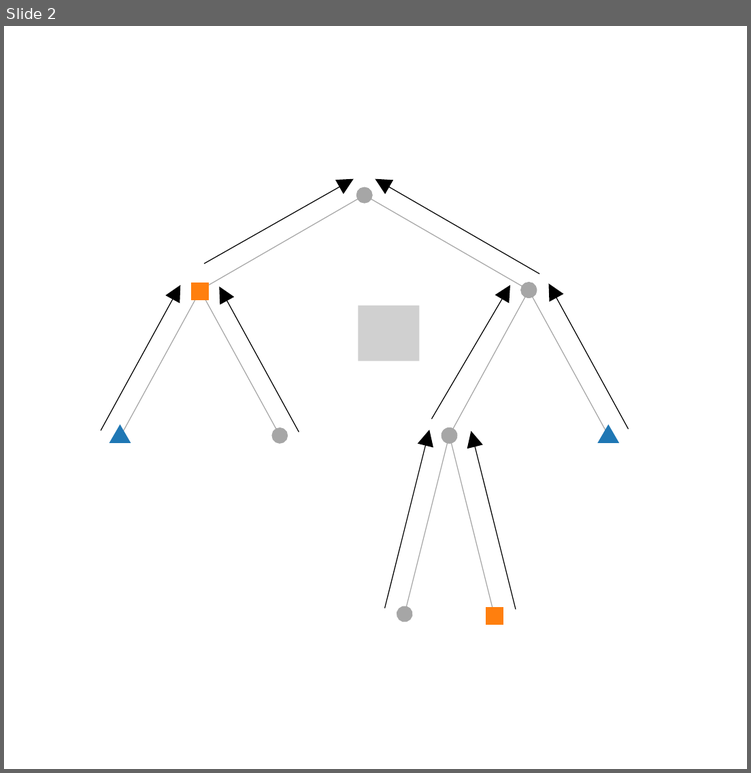
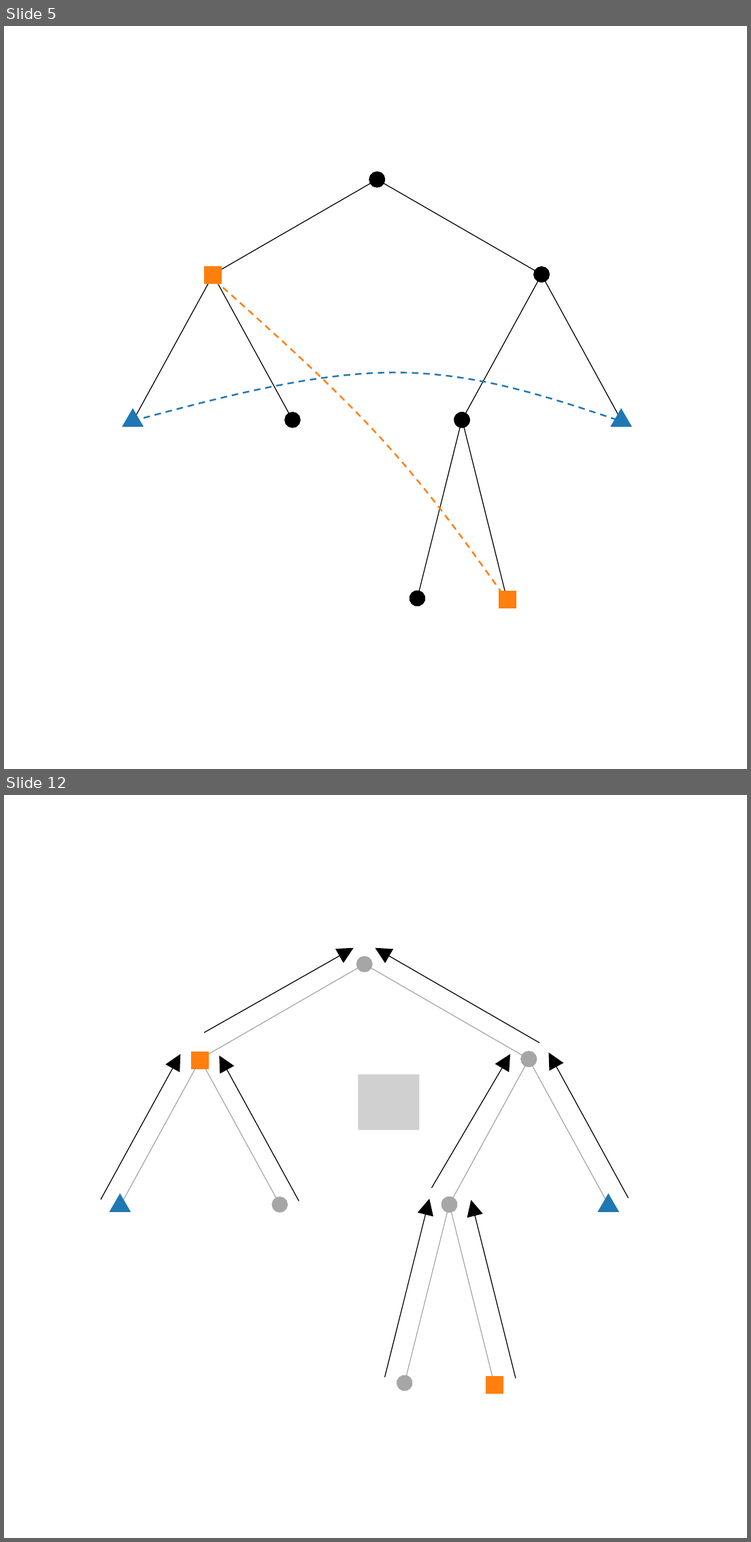
Before and after one commit to eleurent/phd-thesis, a slide deck: 2-Chapters/6-Chapter/img/gbop/trees.pptx. Shown one above the other, each under a label of ours: slide 2 before the commit, slides 5 and 12 after it; the slides between them are not shown. The pictures are 751x773 and 751x1542 pixels, drawn with LibreOffice and Linux fonts; fonts in the diff are those of the drawing; grey boxes stand for pictures. Boxes give left, top, right and bottom in pixels: in the first picture for what was removed or moved away, otherwise in the second. Text is boxed around its words. In the diff, an @@ line names an element or a change of style, - is before the commit and + after.

```diff
--- a/2-Chapters/6-Chapter/img/gbop/trees.pptx
+++ b/2-Chapters/6-Chapter/img/gbop/trees.pptx
@@ slide 5 added at (4, 26, 747, 769), background #FFFFFF @@
@@ double arrow added from (213, 275) to (377, 179), #000000 0.5 pt @@
@@ double arrow added from (541, 275) to (377, 179), #000000 0.5 pt @@
@@ rectangle added at (205, 267, 221, 283), fill #FF7F0E, outline #FF7F0E 1 pt @@
@@ double arrow added from (134, 420) to (213, 275), #000000 0.5 pt @@
@@ double arrow added from (293, 420) to (213, 275), #000000 0.5 pt @@
@@ freeform shape added at (214, 280, 500, 592), outline #FF7F0E 1 pt dashed @@
@@ double arrow added from (462, 420) to (541, 275), #000000 0.5 pt @@
@@ double arrow added from (621, 420) to (541, 275), #000000 0.5 pt @@
@@ freeform shape added at (133, 373, 619, 421), outline #1F77B4 1 pt dashed @@
@@ triangle added at (123, 409, 142, 426), fill #1F77B4, outline #1F77B4 1 pt @@
@@ triangle added at (611, 409, 630, 426), fill #1F77B4, outline #1F77B4 1 pt @@
@@ double arrow added from (417, 598) to (462, 420), #000000 0.5 pt @@
@@ double arrow added from (506, 598) to (462, 420), #000000 0.5 pt @@
@@ rectangle added at (499, 590, 515, 607), fill #FF7F0E, outline #FF7F0E 1 pt @@
@@ what was slide 2 is now slide 12 @@
```
Also in this commit, not shown: 1 slide changed, 10 other slides added, 1 slide removed, 24 other files.
